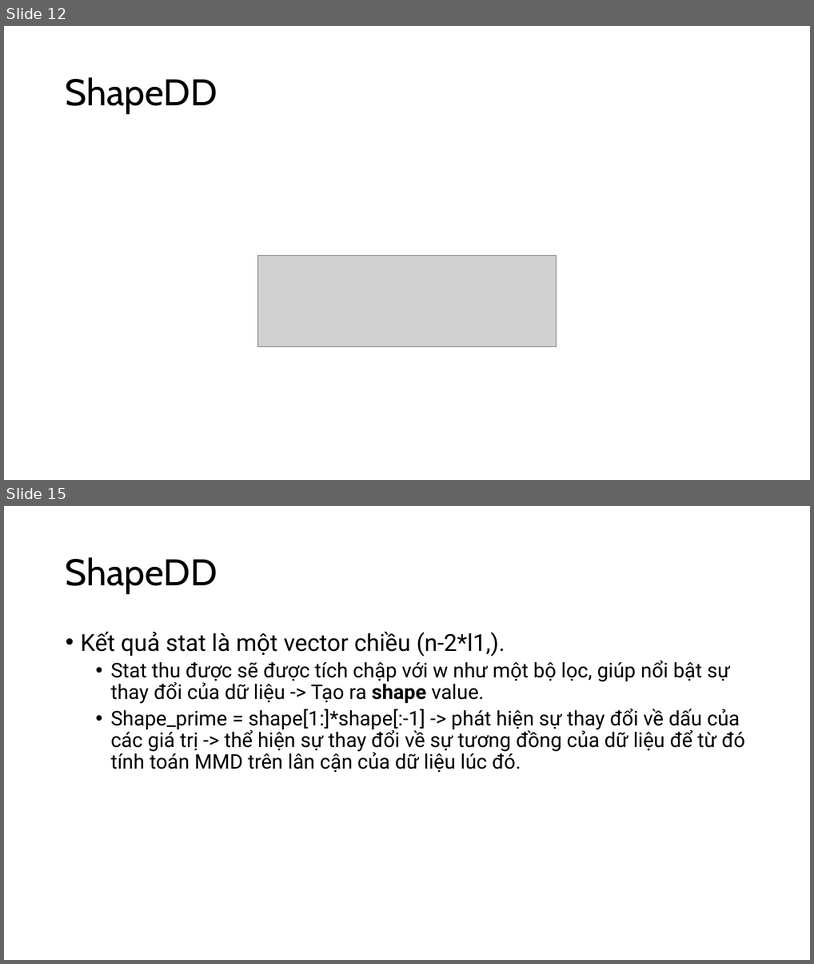
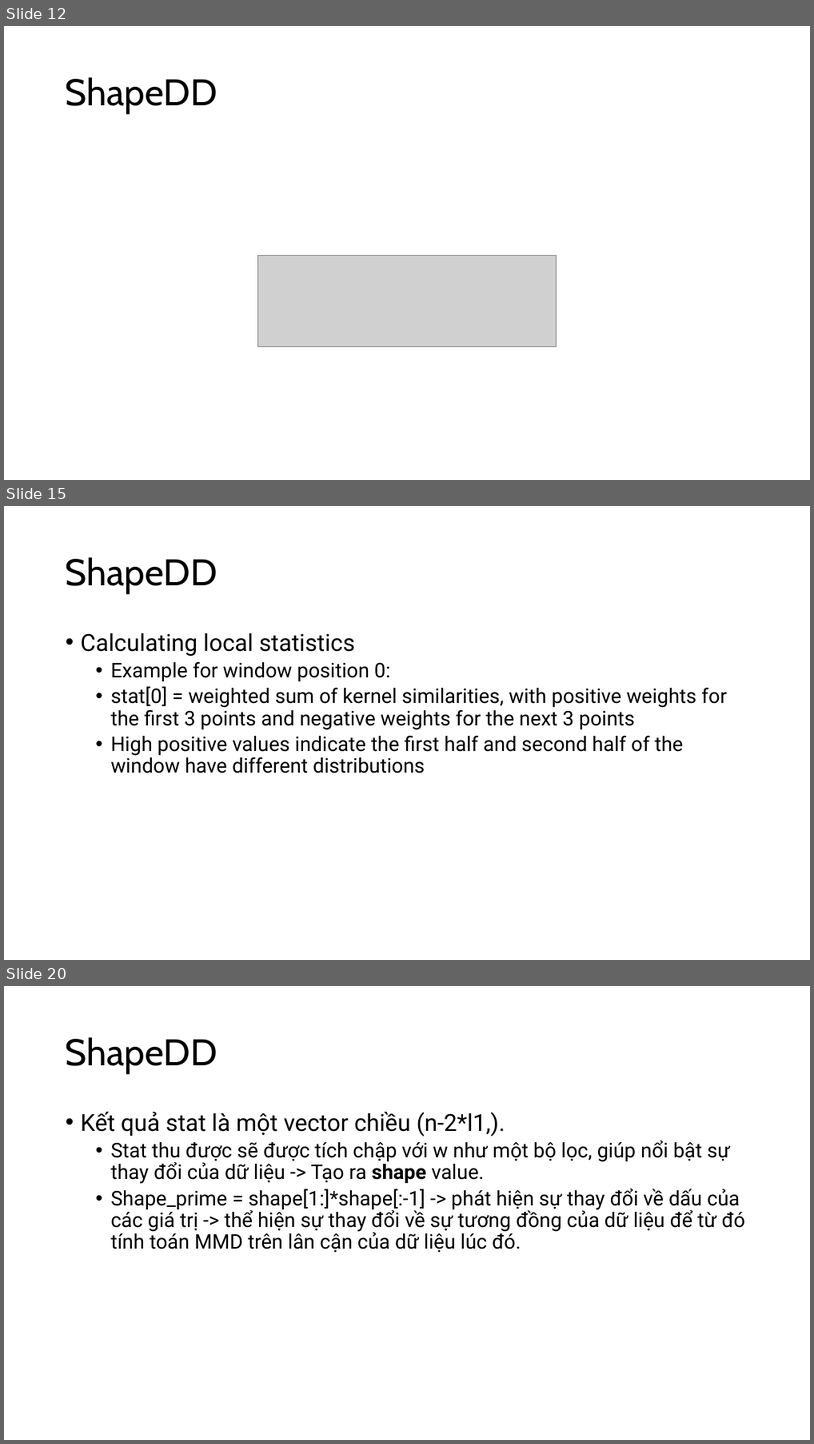
Before and after one commit to neoslusion/One-or-Two-Things-We-Know-about-Concept-Drift, a slide deck: report/Algorithm.pptx. Shown one above the other, each under a label of ours: slides 12 and 15 before the commit, slides 12, 15 and 20 after it; the slides between them are not shown. The pictures are 814x964 and 814x1444 pixels, drawn with LibreOffice and Linux fonts; fonts in the diff are those of the drawing; grey boxes stand for pictures. Boxes give left, top, right and bottom in pixels: in the first picture for what was removed or moved away, otherwise in the second. Text is boxed around its words. In the diff, an @@ line names an element or a change of style, - is before the commit and + after.

```diff
--- a/report/Algorithm.pptx
+++ b/report/Algorithm.pptx
@@ slide 15 added at [4,506,810,960], background #FFFFFF @@
@@ title added at [66,557,218,594], 44 pt, text #000000 @@
+ShapeDD
@@ text added at [81,633,727,773], 24 pt, text #000000 @@
+• Calculating local statistics
+  • Example for window position 0:
+  • stat[0] = weighted sum of kernel similarities, with positive weights for the first 3 points and negative weights for the next 3 points
+  • High positive values indicate the first half and second half of the window have different distributions
@@ what was slide 15 is now slide 20 @@
```
Also in this commit, not shown: 1 slide changed, 4 other slides added.
